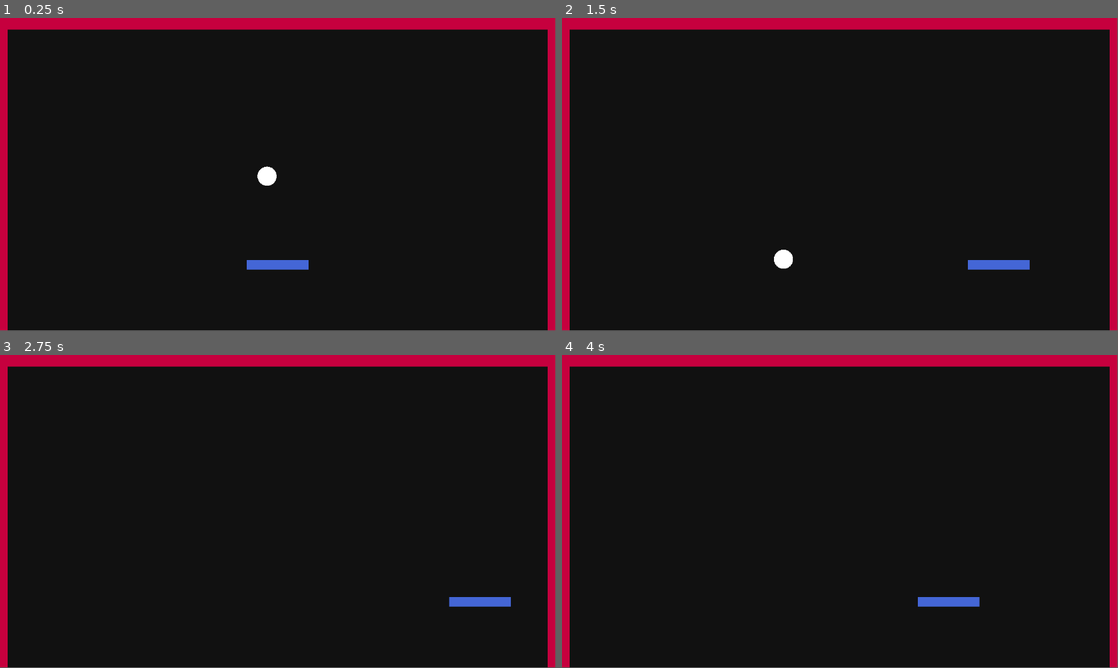
Above: before the commit, frames 1-4 (two rows, left to right).
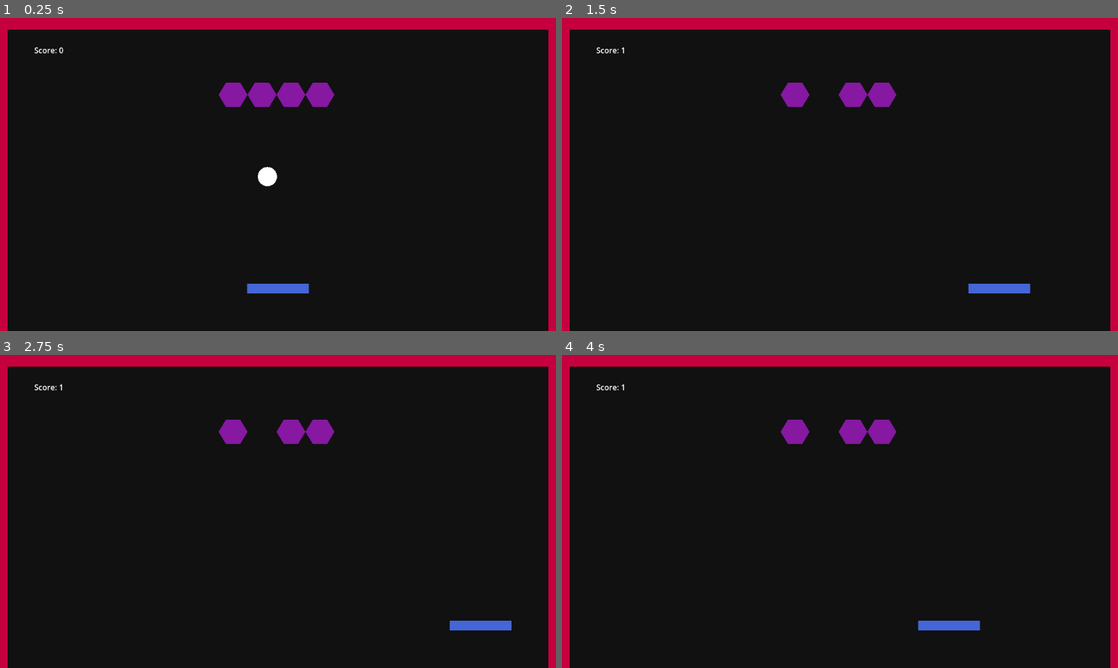
Above: after the commit, the same moments.

Repository: raykkun/Ball-Destroyer-With-Godot
Game: Godot game, scene res://Scene/root.tscn
Same seed, same stepped clock (60 frames per second), same inputs: the game is played once before the commit and once after it.
Inputs:
- Up to frame 1 (0.25 s): no input
- Up to frame 2 (1.5 s): hold D (move_right) 0.53-1.28 s; hold A (move_left) from 1.28 s (still down)
- Up to frame 3 (2.75 s): release A (move_left) at 2.03 s; hold D (move_right) from 2.03 s (still down)
- Up to frame 4 (4 s): tap Enter at 3.5 s; release D (move_right) at 3.53 s; hold A (move_left) from 3.53 s (still down)
In our replay, the window is 799x449 before the commit and 800x450 after it. These sizes can differ from the game's own. Grey fills any space a smaller window leaves; there, only what the larger window draws over its background counts as a difference.

The runs differ from the first frame. In frame 1, 2.3% of the frame differs, in the area x 0-100%, y 0-100%; in frame 2, 2.1%; in frame 3, 1.9%; in frame 4, 1.9%.

Commit message:
updates game

Diff:
--- /dev/null
+++ b/Scene/brick.tscn
@@ -0,0 +1,13 @@
+[gd_scene load_steps=2 format=3 uid="uid://do5o8tflpvfbr"]
+
+[ext_resource type="Script" uid="uid://b2fmd4bq0nm6p" path="res://Scripts/brick.gd" id="1_4qms7"]
+
+[node name="Brick" type="StaticBody2D" groups=["brick"]]
+script = ExtResource("1_4qms7")
+
+[node name="Polygon2D" type="Polygon2D" parent="."]
+color = Color(0.5285208, 0.096494235, 0.6388437, 1)
+polygon = PackedVector2Array(30, 0, 15, -25, -15, -25, -30, 0, -15, 25, 15, 25)
+
+[node name="CollisionPolygon2D" type="CollisionPolygon2D" parent="."]
+polygon = PackedVector2Array(30, 0, 15, -25, -15, -25, -30, 0, -15, 25, 15, 25)
--- a/Scene/root.tscn
+++ b/Scene/root.tscn
@@ -1,9 +1,12 @@
-[gd_scene load_steps=3 format=3 uid="uid://d05pl6wgir5h"]
+[gd_scene load_steps=5 format=3 uid="uid://d05pl6wgir5h"]
 
 [ext_resource type="PackedScene" uid="uid://baurdf1qwqyuk" path="res://Scene/paddle.tscn" id="1_0f46p"]
+[ext_resource type="Script" uid="uid://cytko0dyp3dtb" path="res://Scripts/root.gd" id="1_fpdt3"]
 [ext_resource type="PackedScene" uid="uid://dwotovyk2ru7t" path="res://Scene/ball.tscn" id="2_eglco"]
+[ext_resource type="PackedScene" uid="uid://do5o8tflpvfbr" path="res://Scene/brick.tscn" id="3_2m03i"]
 
 [node name="Root" type="Node2D"]
+script = ExtResource("1_fpdt3")
 
 [node name="Background" type="ColorRect" parent="."]
 offset_left = -8.0
@@ -22,7 +25,40 @@
 polygon = PackedVector2Array(16, 656, 16, 24, 1136, 24, 1136, 656, 1192, 656, 1192, -32, -56, -32, -56, 656)
 
 [node name="Paddle" parent="." instance=ExtResource("1_0f46p")]
-position = Vector2(576, 512)
+position = Vector2(576, 560)
 
 [node name="Ball" parent="." instance=ExtResource("2_eglco")]
 position = Vector2(573, 477)
+
+[node name="Brick" parent="." instance=ExtResource("3_2m03i")]
+position = Vector2(483, 159)
+
+[node name="Brick2" parent="." instance=ExtResource("3_2m03i")]
+position = Vector2(543, 159)
+
+[node name="Brick3" parent="." instance=ExtResource("3_2m03i")]
+position = Vector2(603, 159)
+
+[node name="Brick4" parent="." instance=ExtResource("3_2m03i")]
+position = Vector2(663, 159)
+
+[node name="Bricks" type="Node" parent="."]
+
+[node name="ScoreLabel" type="Label" parent="."]
+offset_left = 71.0
+offset_top = 55.0
+offset_right = 111.0
+offset_bottom = 78.0
+text = "Score : 0"
+
+[node name="WinLabel" type="Label" parent="."]
+visible = false
+offset_left = 382.0
+offset_top = 255.0
+offset_right = 784.0
+offset_bottom = 380.0
+size_flags_horizontal = 4
+theme_override_font_sizes/font_size = 91
+text = "YOU WIN"
+horizontal_alignment = 1
+vertical_alignment = 1
--- a/Scripts/ball.gd
+++ b/Scripts/ball.gd
@@ -10,6 +10,11 @@
 	var collision = move_and_collide(direction * SPEED * delta)
 
 	if collision:
+		var body = collision.get_collider()
+
+		if body.is_in_group("brick"):
+			body.destroy()
+
 		direction = direction.bounce(collision.get_normal()).normalized()
 
 func randomize_direction():
--- /dev/null
+++ b/Scripts/brick.gd
@@ -0,0 +1,7 @@
+extends StaticBody2D
+
+signal destroyed
+
+func destroy():
+	destroyed.emit()
+	queue_free()
--- /dev/null
+++ b/Scripts/root.gd
@@ -0,0 +1,25 @@
+extends Node2D
+var score = 0
+var brick_count = 0
+
+func _ready() -> void:
+	brick_count = get_tree().get_nodes_in_group("brick").size()
+
+	for brick in get_tree().get_nodes_in_group("brick"):
+		brick.destroyed.connect(_on_brick_destroyed)
+
+	update_score()
+
+func update_score():
+	$ScoreLabel.text ="Score: " + str(score)
+
+func _on_brick_destroyed():
+	score += 1
+	update_score()
+
+	brick_count -= 1
+
+	if brick_count <= 0:
+		$WinLabel.show()
+		$Ball.set_physics_process(false)
+		$Paddle.set_physics_process(false)
--- a/project.godot
+++ b/project.godot
@@ -14,6 +14,10 @@
 run/main_scene="uid://d05pl6wgir5h"
 config/features=PackedStringArray("4.5", "GL Compatibility")
 config/icon="res://icon.svg"
+
+[display]
+
+window/stretch/mode="viewport"
 
 [input]
 
Not shown, added: Scripts/brick.gd.uid
Not shown, added: Scripts/root.gd.uid
